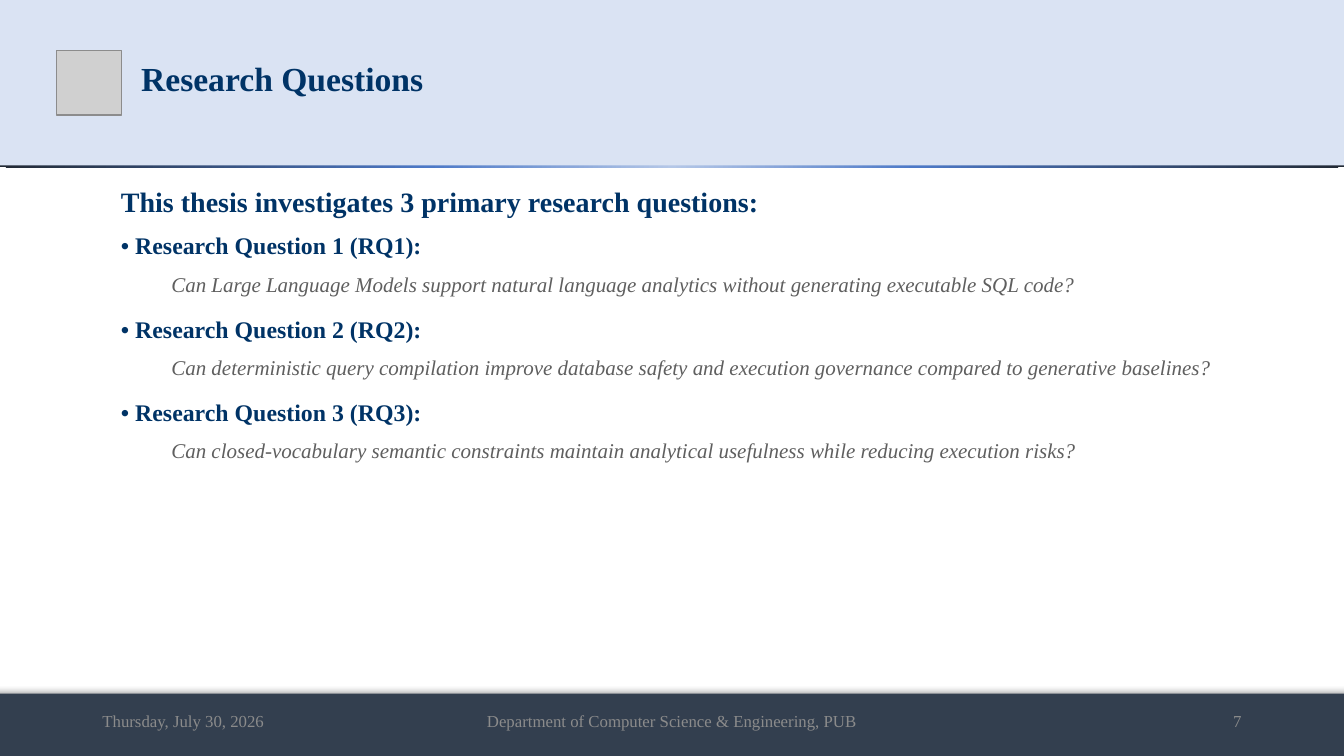
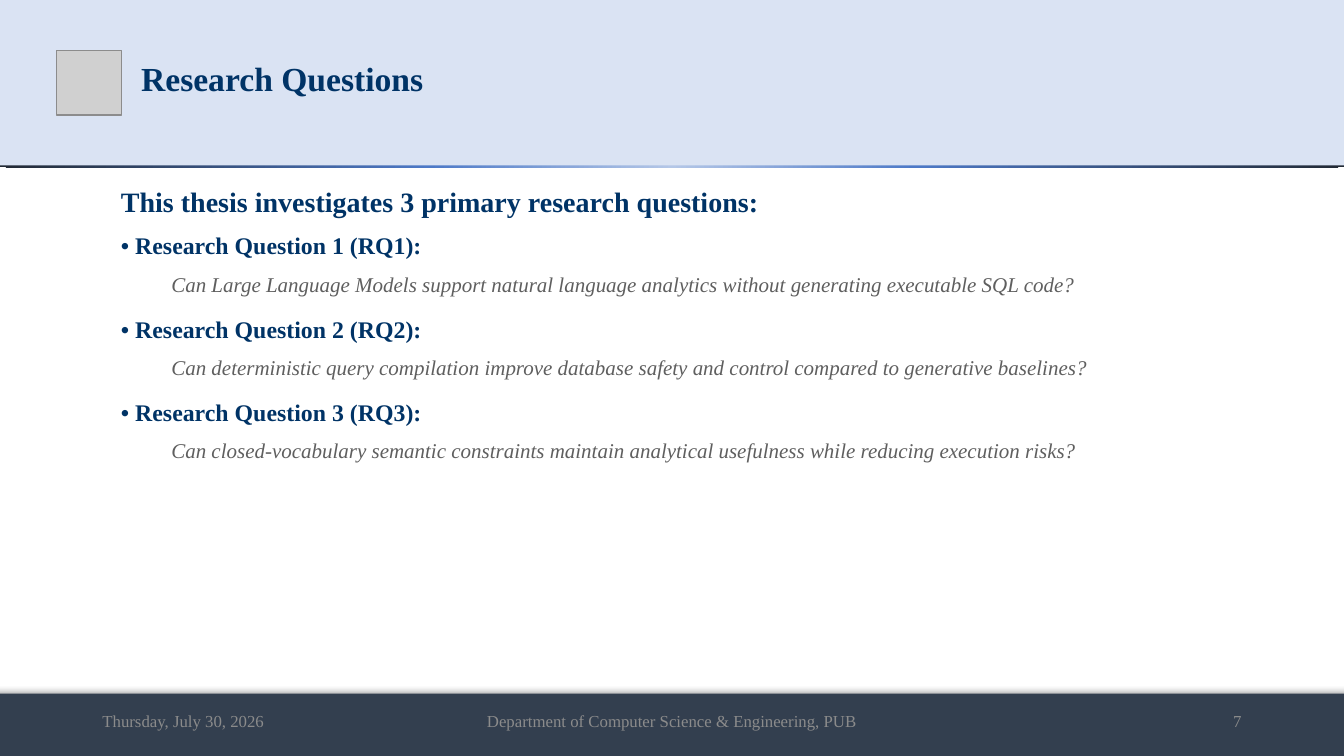
Before and after one commit to md-riaz/AEGIS-Research, a slide deck: slide 7 of docs/scripts/Md_Riaz_Mid_Defense_Final_0322310105101024.pptx. Drawn at 1344x756 pixels with LibreOffice and Linux fonts; fonts in the diff are those of the drawing; grey boxes stand for pictures. Boxes give left, top, right and bottom in pixels: in the first picture for what was removed or moved away, otherwise in the second. Text is boxed around its words. In the diff, an @@ line names an element or a change of style, - is before the commit and + after.

```diff
--- a/docs/scripts/Md_Riaz_Mid_Defense_Final_0322310105101024.pptx
+++ b/docs/scripts/Md_Riaz_Mid_Defense_Final_0322310105101024.pptx
@@ text at [171,360,1087,380]: text changed @@
-Can deterministic query compilation improve database safety and execution governance compared to generative baselines?
+Can deterministic query compilation improve database safety and control compared to generative baselines?
```
Also in this commit, not shown: 8 other slides changed, 1 slide added, 11 other files.
